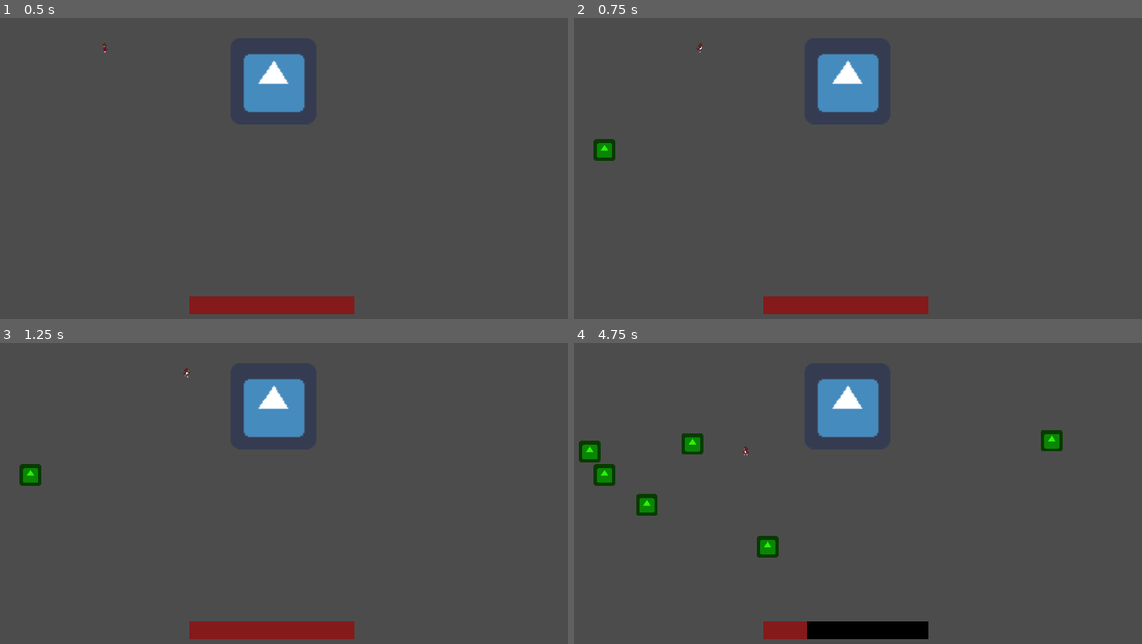
Above: before the commit, frames 1-4 (two rows, left to right).
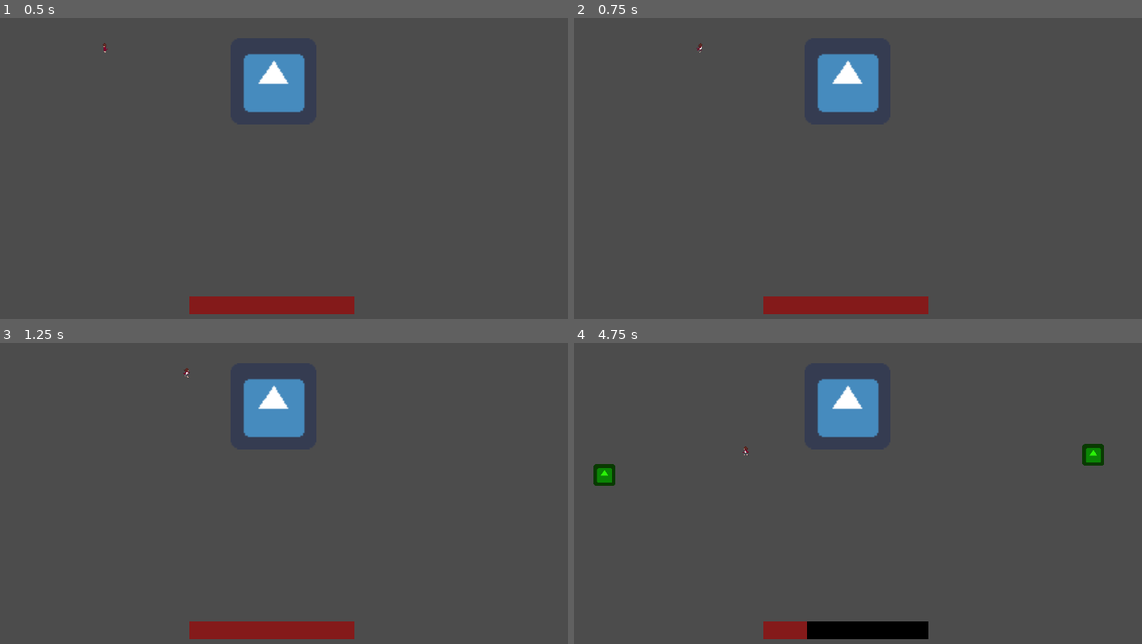
Above: after the commit, the same moments.

Repository: LadyVolk/The-Modern-Triad
Game: Godot game, scene res://Level.tscn
The game is run twice, just before and just after one commit, with the same random seed, the same clock (stepped at 60 frames per second) and the same inputs. The engine's default icon, where the game draws it, is replaced by a stand-in: a white triangle on a blue panel in a dark square.
Inputs (mouse positions are in pixels of both pictures, inside the frame that each line leads up to):
- Up to frame 1 (0.5 s): no input
- Up to frame 2 (0.75 s): tap Enter at 0.5 s; move the mouse to (988, 123) at 0.52 s; hold D (player_right) from 0.53 s (still down); tap 0 at 0.6 s
- Up to frame 3 (1.25 s): keep holding D (player_right)
- Up to frame 4 (4.75 s): move the mouse to (716, 484) at 1.27 s; release D (player_right) at 1.28 s; hold S (player_down) 1.28-2.03 s; tap Space (player_dash) at 1.35, 3.5, 4.35 s; tap 0 at 1.55, 2.3, 2.85, 3.6, 4.55 s; move the mouse to (909, 385) at 2.02 s; press the mouse at (909, 385) at 2.03 s; hold D (player_right) 2.03-2.78 s; move the mouse to (812, 538) at 2.77 s; release the mouse at (812, 538) at 2.78 s; hold W (player_up) 2.78-3.53 s; move the mouse to (1039, 520) at 3.52 s; hold A (player_left) from 3.53 s (still down); move the mouse to (653, 412) at 4.27 s

Frame 1 is identical in both runs. In frame 2, 0.3% of the frame differs, in the area x 3-8%, y 40-48%; in frame 3, 0.3%; in frame 4, 1.6%, in the area x 0-94%, y 28-72%.

Commit message:
speed boost area working

Diff:
--- a/game/Bosses/Depression/SpeedBoost.gd
+++ b/game/Bosses/Depression/SpeedBoost.gd
@@ -1,5 +1,6 @@
 extends Node2D
 
+var region
 
 func _ready():
 	pass
--- a/game/Level.gd
+++ b/game/Level.gd
@@ -1,10 +1,13 @@
 extends Node2D
 
 const PROJECTILE = preload("res://Projectile.tscn")
-
 const SPEED_BOOST = preload("res://Bosses/Depression/SpeedBoost.tscn")
 
 onready var player = $Player
+onready var timer = $SpeedBoostTimer
+
+enum REGION {left, right}
+
 
 func _ready():
 	player.connect("shoot", self, "player_shoot")
@@ -19,20 +22,37 @@
 
 func _input(event):
 	if event is InputEventKey:
-		if event.pressed and event.scancode == KEY_0:
-			create_boost()
 		if event.pressed and event.scancode == KEY_SPACE:
 			player.take_damage(30)
 
 func create_boost():
-	var new_boost = SPEED_BOOST.instance()
-	$SpeedBoosts.add_child(new_boost)
+
+	var new_boost
+
+
 	randomize()
 	var which_area
-	if randf() >= 0.5:
-		which_area = $BoostSpawnAreaL
+	if $SpeedBoosts.get_child_count() == 0:
+		new_boost = SPEED_BOOST.instance()
+		$SpeedBoosts.add_child(new_boost)
+		if randf() >= 0.5:
+			which_area = $BoostSpawnAreaL
+			new_boost.region = REGION.left
+		else:
+			which_area = $BoostSpawnAreaR
+			new_boost.region = REGION.right
+
+	elif $SpeedBoosts.get_child_count() == 1:
+		new_boost = SPEED_BOOST.instance()
+		$SpeedBoosts.add_child(new_boost)
+		if $SpeedBoosts.get_child(0).region == REGION.left:
+			which_area = $BoostSpawnAreaR
+			new_boost.region = REGION.right
+		else:
+			which_area = $BoostSpawnAreaL
+			new_boost.region = REGION.left
 	else:
-		which_area = $BoostSpawnAreaR
+		return
 
 	var shape = which_area.get_node("CollisionShape").shape
 
--- a/game/Level.tscn
+++ b/game/Level.tscn
@@ -15,6 +15,10 @@
 
 [node name="Player" parent="." instance=ExtResource( 1 )]
 position = Vector2( 467, 263 )
+
+[node name="SpeedBoostTimer" type="Timer" parent="."]
+wait_time = 2.0
+autostart = true
 
 [node name="ArenaWalls" type="StaticBody2D" parent="." groups=[
 "walls",
@@ -54,3 +58,4 @@
 
 [node name="CollisionShape" type="CollisionShape2D" parent="BoostSpawnAreaR"]
 shape = SubResource( 1 )
+[connection signal="timeout" from="SpeedBoostTimer" to="." method="create_boost"]
